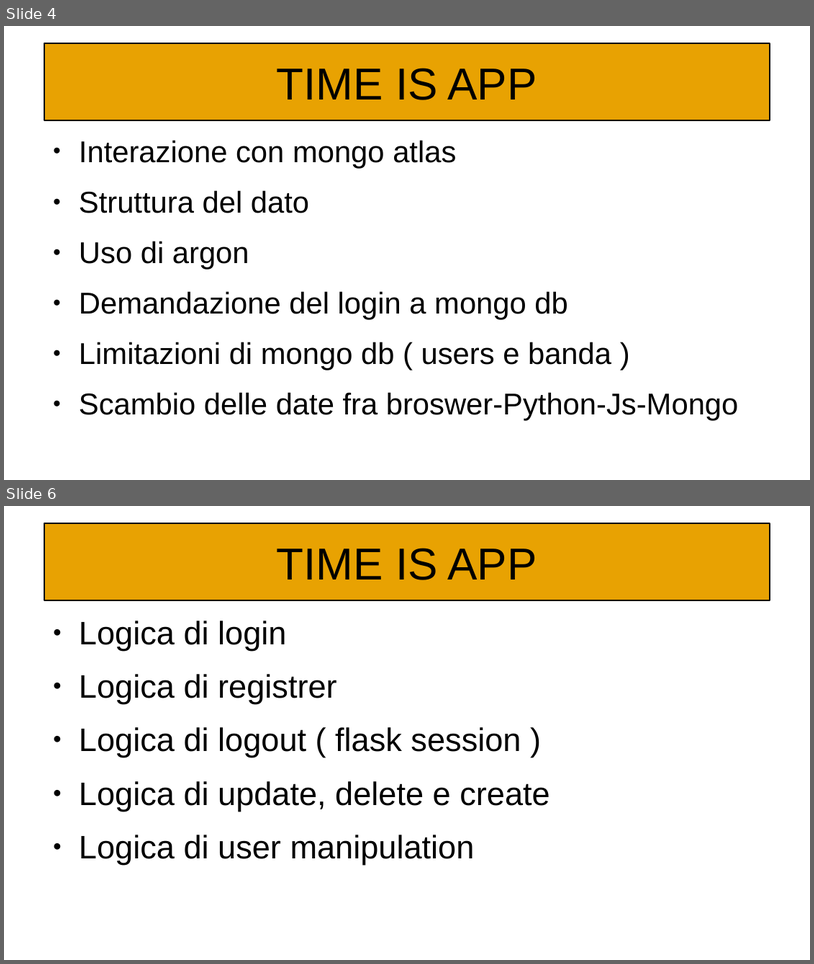
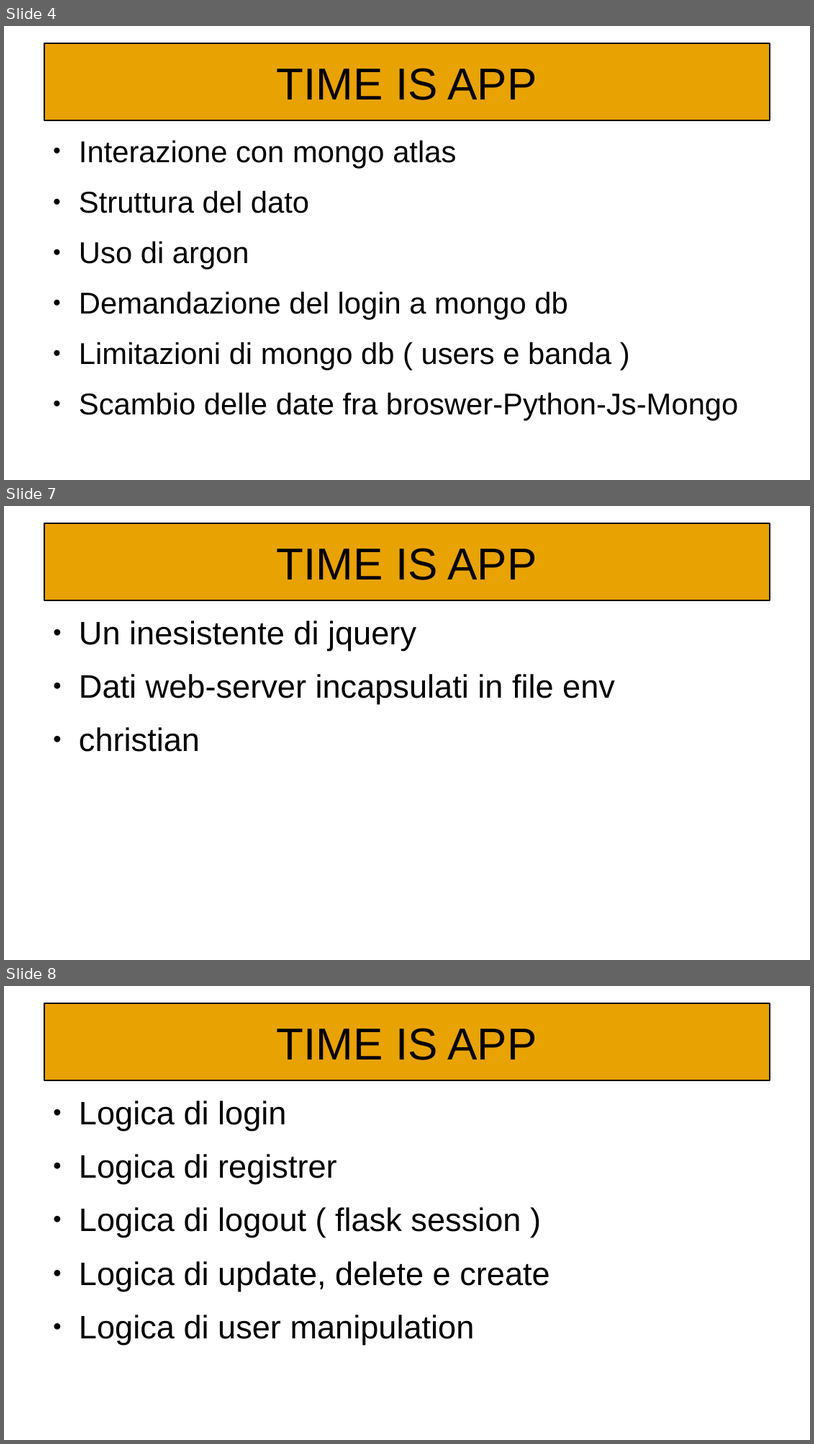
Before and after one commit to Kilne/Progetto_TecWeb, a slide deck: Relazioni/Maiuri.odp. Shown one above the other, each under a label of ours: slides 4 and 6 before the commit, slides 4, 7 and 8 after it; the slides between them are not shown. The pictures are 814x964 and 814x1444 pixels, drawn with LibreOffice and Linux fonts; fonts in the diff are those of the drawing. Boxes give left, top, right and bottom in pixels: in the first picture for what was removed or moved away, otherwise in the second. Text is boxed around its words. In the diff, an @@ line names an element or a change of style, - is before the commit and + after.

```diff
--- a/Relazioni/Maiuri.odp
+++ b/Relazioni/Maiuri.odp
@@ slide 7 added at [4, 506, 810, 960], background #FFFFFF @@
@@ title added at [44, 523, 770, 601], fill #E8A202, outline #000000 1.5 pt, 44 pt, text #000000 @@
+TIME IS APP
@@ text added at [79, 620, 615, 752], 32 pt, text #000000 @@
+● Un inesistente di jquery
+● Dati web-server incapsulati in file env
+● christian
@@ what was slide 6 is now slide 8 @@
```
Also in this commit, not shown: 4 slides changed, 4 other slides added, 2 other files.
